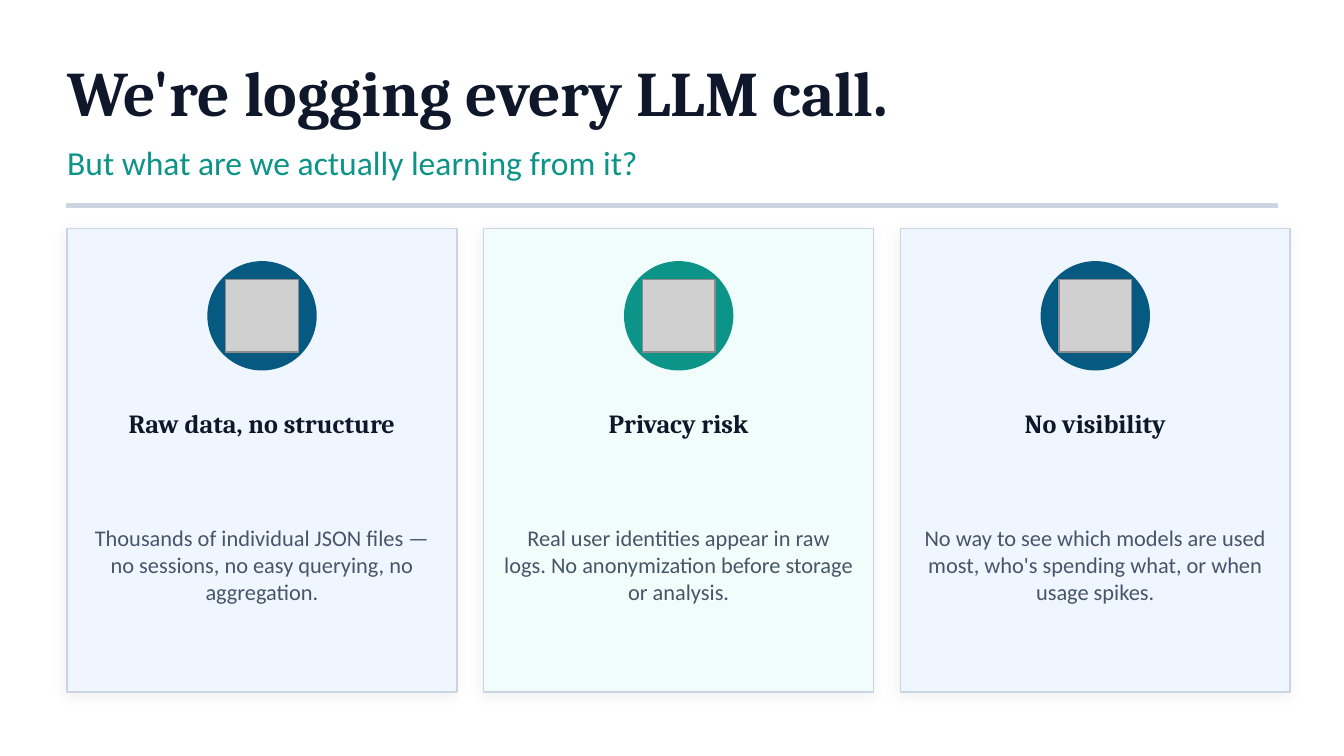
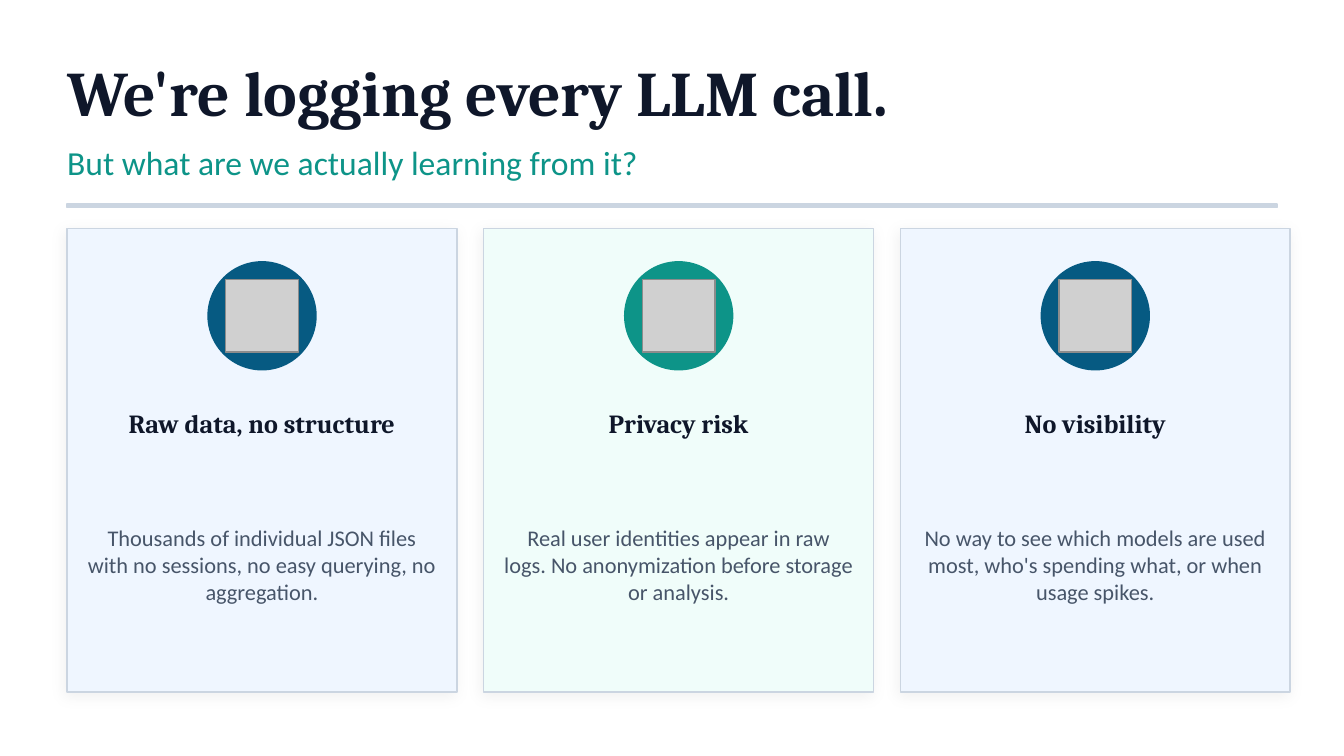
Before and after one commit to bhagyashreewagh/llmaven-dashboard, a slide deck: slide 2 of slides/LLMoxie_Pipeline.pptx. Drawn at 1344x756 pixels with LibreOffice and Linux fonts; fonts in the diff are those of the drawing; grey boxes stand for pictures. Boxes give left, top, right and bottom in pixels: in the first picture for what was removed or moved away, otherwise in the second. Text is boxed around its words. In the diff, an @@ line names an element or a change of style, - is before the commit and + after.

```diff
--- a/slides/LLMoxie_Pipeline.pptx
+++ b/slides/LLMoxie_Pipeline.pptx
@@ text at (x1=88, y1=530, x2=436, y2=604): text changed @@
-Thousands of individual JSON files — no sessions, no easy querying, no aggregation.
+Thousands of individual JSON files with no sessions, no easy querying, no aggregation.
```
Also in this commit, not shown: 3 other slides changed, 2 other files.
